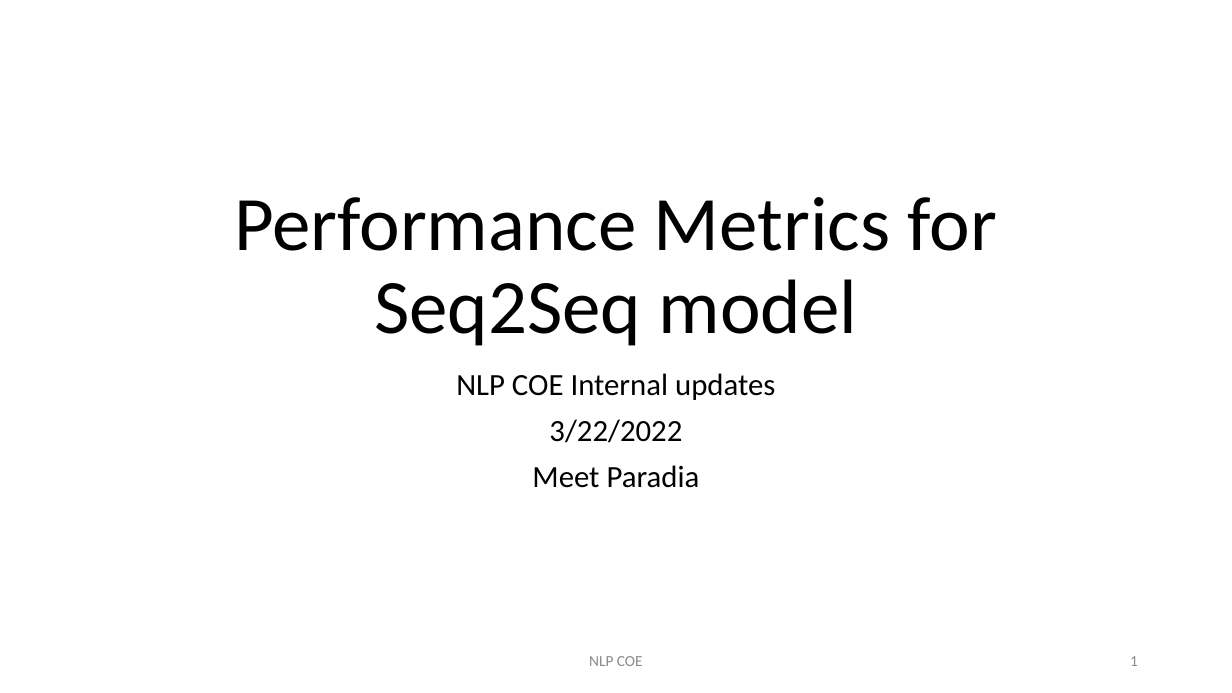
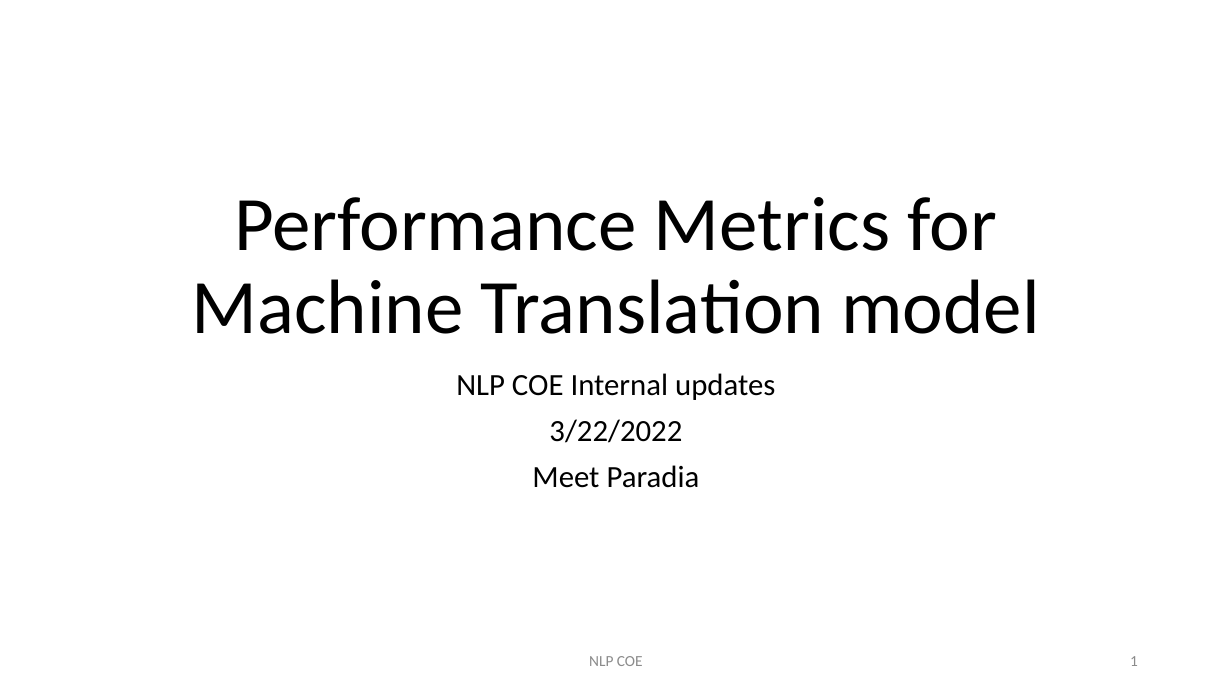
Before and after one commit to KristinChen/nlp-coe, a slide deck: slide 1 of updates-and-knowledge-sharing/Performance Metrics for Seq2Seq model.pptx. Drawn at 1232x693 pixels with LibreOffice and Linux fonts; fonts in the diff are those of the drawing. Boxes give left, top, right and bottom in pixels: in the first picture for what was removed or moved away, otherwise in the second. Text is boxed around its words. In the diff, an @@ line names an element or a change of style, - is before the commit and + after.

```diff
--- a/updates-and-knowledge-sharing/Performance Metrics for Seq2Seq model.pptx
+++ b/updates-and-knowledge-sharing/Performance Metrics for Seq2Seq model.pptx
@@ title at (192,197,1039,334): text changed @@
-Performance Metrics for Seq2Seq model
+Performance Metrics for Machine Translation model
```
Also in this commit, not shown: 2 slides added, 2 other files.
